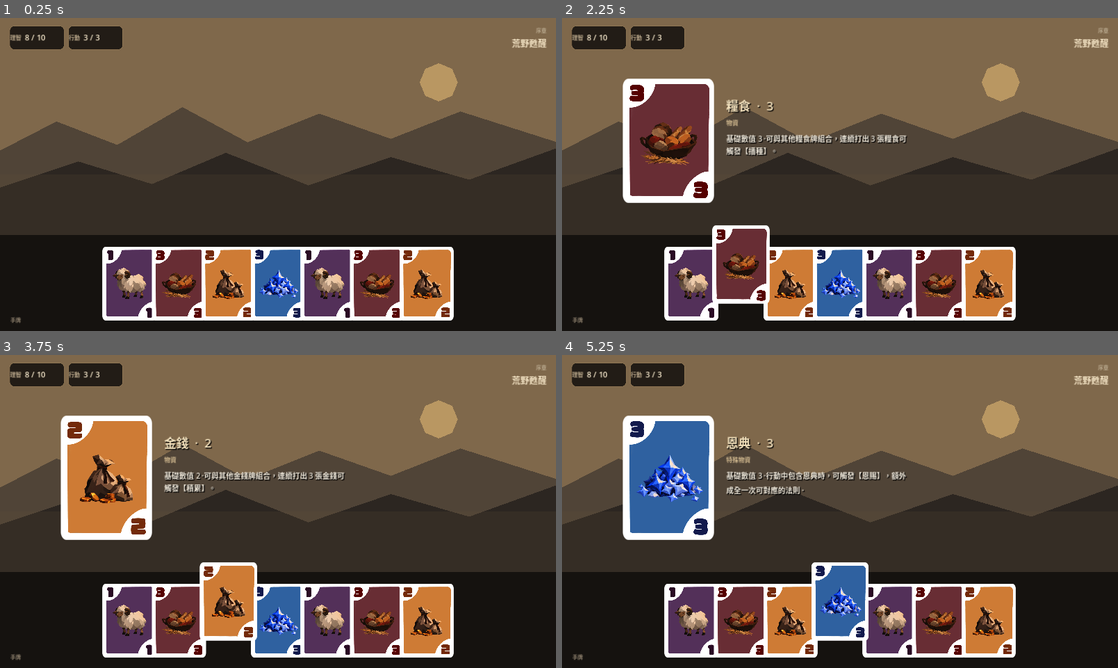
Above: before the commit, frames 1-4 (two rows, left to right).
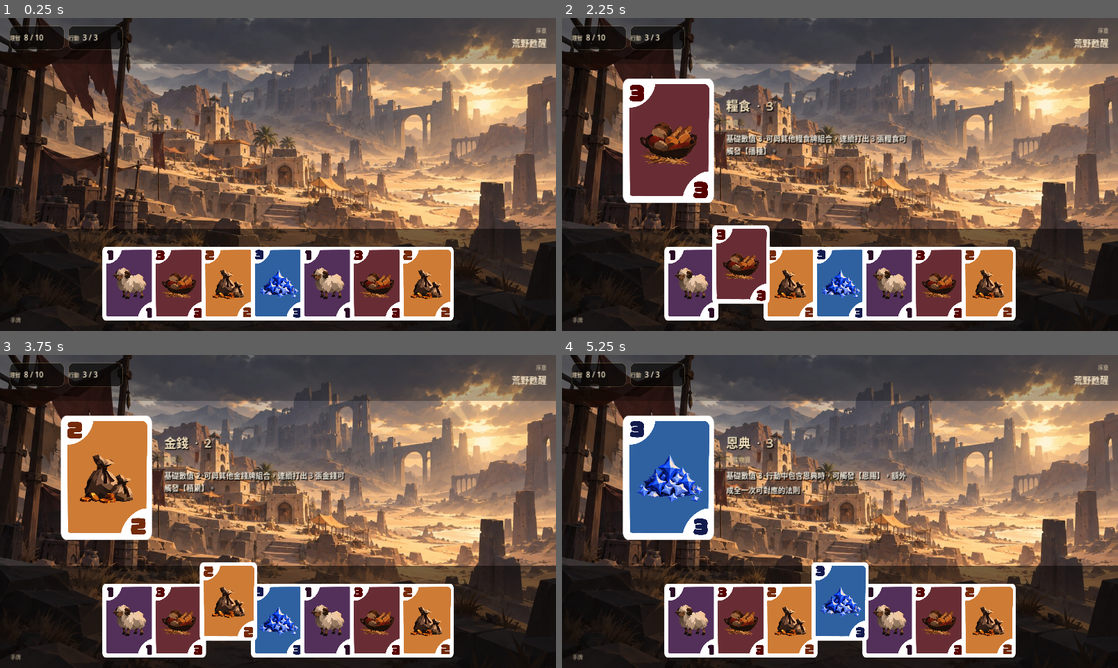
Above: after the commit, the same moments.

Repository: Timothy1007/shepherd
Game: Godot game, scene res://scenes/main.tscn
Same seed, same stepped clock (60 frames per second), same inputs: the game is played once before the commit and once after it.
Inputs (mouse positions are in pixels of both pictures, inside the frame that each line leads up to):
- Up to frame 1 (0.25 s): no input
- Up to frame 2 (2.25 s): click (689, 284) at 0.52 s; click (689, 265) at 1.27 s; click (739, 284) at 2.02 s
- Up to frame 3 (3.75 s): click (177, 602) at 2.77 s; click (227, 621) at 3.52 s
- Up to frame 4 (5.25 s): click (789, 602) at 4.27 s; click (840, 621) at 5.02 s

The runs differ from the first frame. In frame 1, 60% of the frame differs, in the area x 0-100%, y 0-97%; in frame 2, 55%; in frame 3, 55%; in frame 4, 54%.

Commit message:
ui: integrate wilderness background and refine exploration HUD

Diff:
--- a/godot/scripts/main.gd
+++ b/godot/scripts/main.gd
@@ -45,20 +45,23 @@
 
 func _build_vertical_slice() -> void:
 	var bg=ColorRect.new(); bg.set_anchors_and_offsets_preset(Control.PRESET_FULL_RECT); bg.color=Color("#17130f"); add_child(bg)
-	# Temporary art-directed wilderness backdrop; replace with final scene art later.
-	var sky=ColorRect.new(); sky.position=Vector2(0,0); sky.size=Vector2(1280,500); sky.color=Color("#8a7152"); add_child(sky)
-	var sun=Polygon2D.new(); sun.polygon=PackedVector2Array([Vector2(0,-44),Vector2(31,-31),Vector2(44,0),Vector2(31,31),Vector2(0,44),Vector2(-31,31),Vector2(-44,0),Vector2(-31,-31)]); sun.position=Vector2(1010,148); sun.color=Color("#c9a46b"); add_child(sun)
-	var far=Polygon2D.new(); far.polygon=PackedVector2Array([Vector2(0,305),Vector2(130,238),Vector2(270,292),Vector2(420,205),Vector2(570,286),Vector2(735,220),Vector2(900,278),Vector2(1060,215),Vector2(1280,285),Vector2(1280,520),Vector2(0,520)]); far.color=Color("#574a3c"); add_child(far)
-	var near=Polygon2D.new(); near.polygon=PackedVector2Array([Vector2(0,390),Vector2(180,330),Vector2(350,382),Vector2(520,310),Vector2(710,385),Vector2(900,320),Vector2(1080,372),Vector2(1280,300),Vector2(1280,545),Vector2(0,545)]); near.color=Color("#302a24"); add_child(near)
-	var haze=ColorRect.new(); haze.position=Vector2(0,360); haze.size=Vector2(1280,185); haze.color=Color(0.43,0.34,0.25,0.16); add_child(haze)
-	var ground=ColorRect.new(); ground.position=Vector2(0,500); ground.size=Vector2(1280,220); ground.color=Color("#171411"); add_child(ground)
-	var vignette=ColorRect.new(); vignette.set_anchors_and_offsets_preset(Control.PRESET_FULL_RECT); vignette.color=Color(0,0,0,0.08); vignette.mouse_filter=Control.MOUSE_FILTER_IGNORE; add_child(vignette)
+	# Final wilderness awakening background.
+	var scene_bg=TextureRect.new()
+	scene_bg.set_anchors_and_offsets_preset(Control.PRESET_FULL_RECT)
+	scene_bg.texture=load("res://assets/backgrounds/wilderness-awakening.jpg")
+	scene_bg.expand_mode=TextureRect.EXPAND_IGNORE_SIZE
+	scene_bg.stretch_mode=TextureRect.STRETCH_KEEP_ASPECT_COVERED
+	scene_bg.mouse_filter=Control.MOUSE_FILTER_IGNORE
+	add_child(scene_bg)
+	# Subtle cinematic grading: preserve the art while keeping HUD/cards readable.
+	var top_shade=ColorRect.new(); top_shade.position=Vector2(0,0); top_shade.size=Vector2(1280,105); top_shade.color=Color(0.025,0.022,0.019,0.30); top_shade.mouse_filter=Control.MOUSE_FILTER_IGNORE; add_child(top_shade)
+	var bottom_shade=ColorRect.new(); bottom_shade.position=Vector2(0,485); bottom_shade.size=Vector2(1280,235); bottom_shade.color=Color(0.018,0.016,0.014,0.55); bottom_shade.mouse_filter=Control.MOUSE_FILTER_IGNORE; add_child(bottom_shade)
 
 	var top=HBoxContainer.new(); top.position=Vector2(22,18); top.size=Vector2(1236,52); top.add_theme_constant_override("separation",9); add_child(top)
 	for datum in [["理智","8 / 10"],["行動","3 / 3"]]:
-		var p=PanelContainer.new(); p.custom_minimum_size=Vector2(126,44); p.add_theme_stylebox_override("panel",panel_style(Color(0.055,0.047,0.039,0.82),10,Color(0.72,0.60,0.40,0.32),1))
+		var p=PanelContainer.new(); p.custom_minimum_size=Vector2(126,44); p.add_theme_stylebox_override("panel",panel_style(Color(0.035,0.031,0.027,0.68),12,Color(0.88,0.74,0.48,0.24),1))
 		var row=HBoxContainer.new(); row.add_theme_constant_override("separation",8); p.add_child(row)
-		var k=make_label(datum[0],13,Color("#bba98c")); var v=make_label(datum[1],18,Color("#f3e5c9")); row.add_child(k); row.add_child(v); top.add_child(p)
+		var k=make_label(datum[0],12,Color("#c9b99d")); var v=make_label(datum[1],17,Color("#fff0d2")); row.add_child(k); row.add_child(v); top.add_child(p)
 	var spacer=Control.new(); spacer.size_flags_horizontal=Control.SIZE_EXPAND_FILL; top.add_child(spacer)
 	var chapter=VBoxContainer.new(); chapter.alignment=BoxContainer.ALIGNMENT_END
 	var ch=make_label("序章",12,Color("#b9a98e")); ch.horizontal_alignment=HORIZONTAL_ALIGNMENT_RIGHT; chapter.add_child(ch)
Binary file added: godot/assets/backgrounds/wilderness-awakening.jpg
